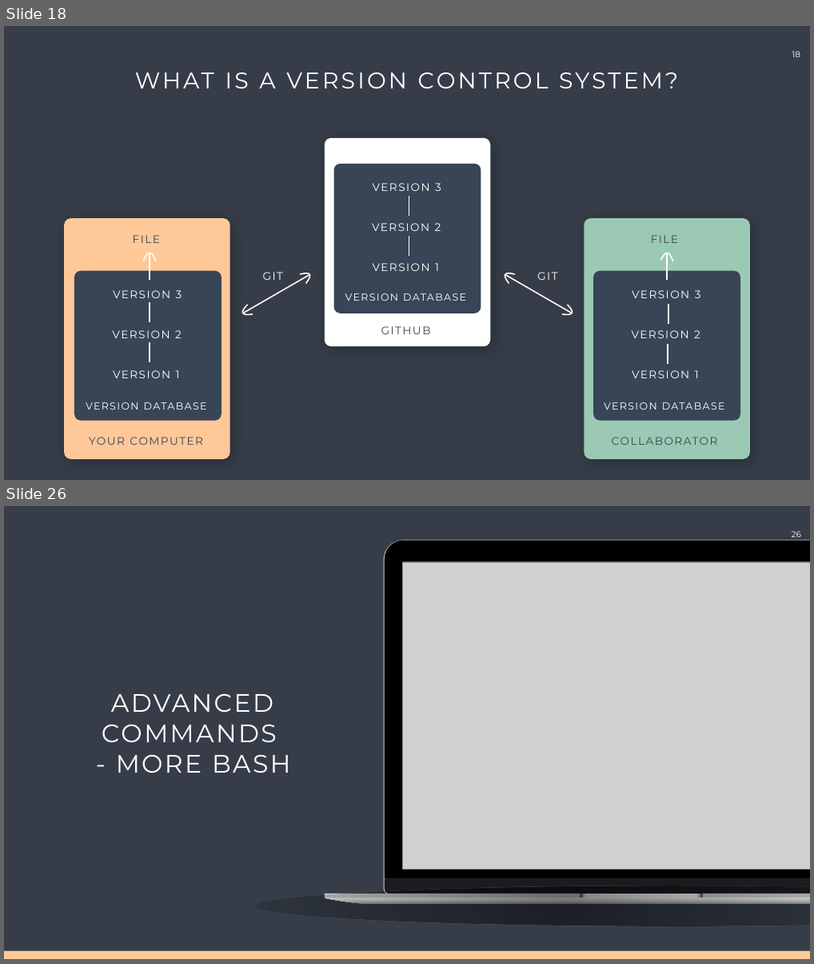
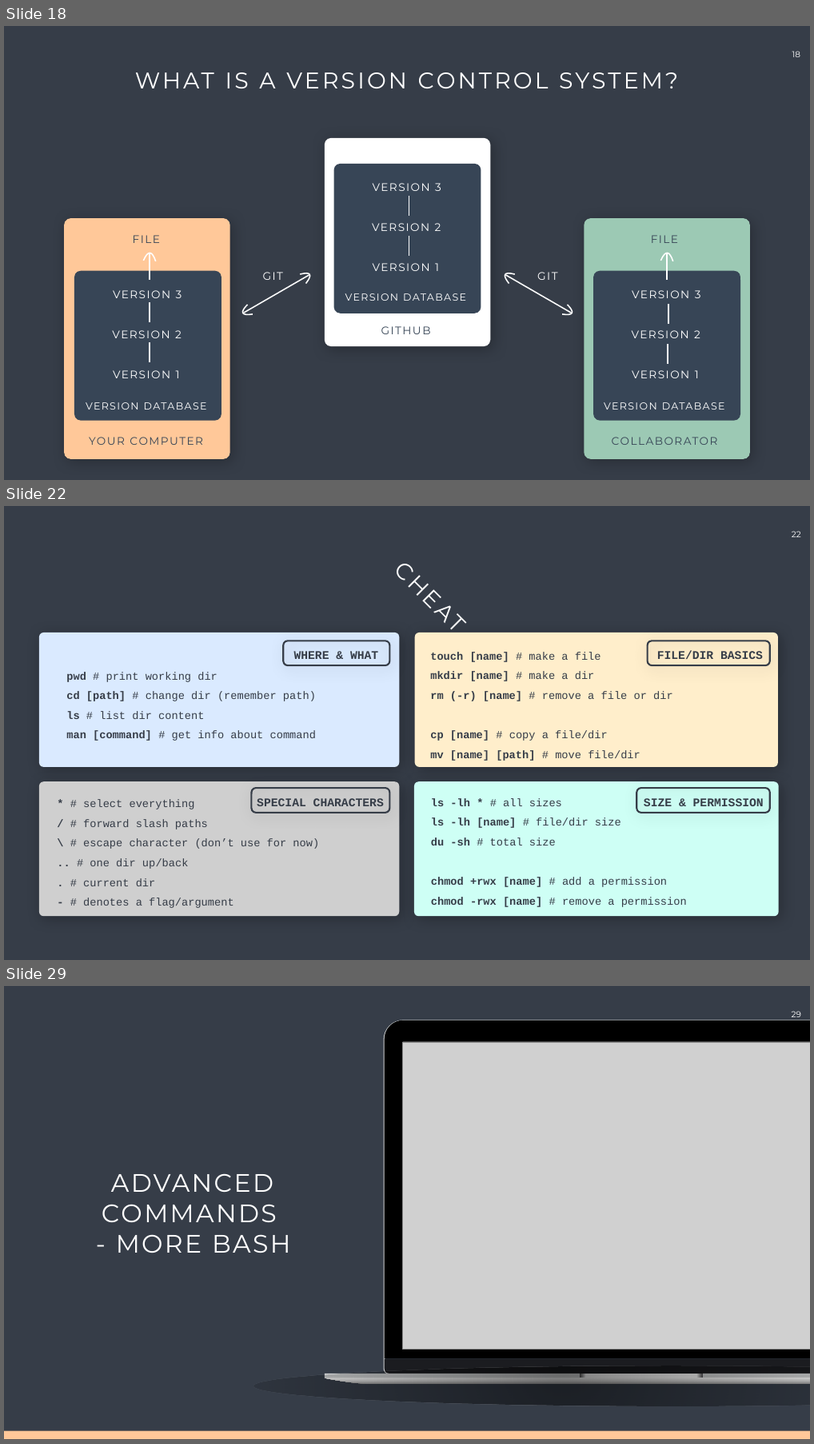
Before and after one commit to Center-for-Health-Data-Science/Just-Bash-It, a slide deck: Commandline_Workshop.pptx. Shown one above the other, each under a label of ours: slides 18 and 26 before the commit, slides 18, 22 and 29 after it; the slides between them are not shown. The pictures are 814x964 and 814x1444 pixels, drawn with LibreOffice and Linux fonts; fonts in the diff are those of the drawing; grey boxes stand for pictures. Boxes give left, top, right and bottom in pixels: in the first picture for what was removed or moved away, otherwise in the second. Text is boxed around its words. In the diff, an @@ line names an element or a change of style, - is before the commit and + after.

```diff
--- a/Commandline_Workshop.pptx
+++ b/Commandline_Workshop.pptx
@@ slide 22 added at (x1=4, y1=506, x2=810, y2=960), background #363D48 @@
@@ page number added at (x1=792, y1=531, x2=802, y2=537), 20 pt, text #FFFFFF @@
+22
@@ line added at (x1=407, y1=556, x2=450, y2=597), 54 pt, text #FFFFFF @@
+CHEAT SHEET 1
@@ rounded rectangle added at (x1=39, y1=632, x2=399, y2=767), fill #DAEAFF @@
@@ rounded rectangle added at (x1=283, y1=640, x2=390, y2=665), outline #363D48 4 pt @@
@@ rounded rectangle added at (x1=415, y1=632, x2=778, y2=767), fill #FFEECB @@
@@ rounded rectangle added at (x1=648, y1=640, x2=770, y2=665), outline #363D48 4 pt @@
@@ text added at (x1=294, y1=651, x2=378, y2=659), 28 pt, text #363D48, bold @@
+WHERE & WHAT
@@ text added at (x1=430, y1=652, x2=674, y2=760), 26 pt, text #363D48 @@
+touch [name] # make a file
+mkdir [name] # make a dir
+rm (-r) [name] # remove a file or dir
+cp [name] # copy a file/dir
+mv [name] [path] # move file/dir
@@ text added at (x1=658, y1=651, x2=763, y2=659), 28 pt, text #363D48, bold @@
+FILE/DIR BASICS
@@ text added at (x1=66, y1=691, x2=316, y2=740), 26 pt, text #363D48 @@
+pwd # print working dir
+cd [path] # change dir (remember path)
+ls # list dir content
+man [command] # get info about command
@@ rounded rectangle added at (x1=39, y1=782, x2=399, y2=916), fill #CFCFCF @@
@@ rounded rectangle added at (x1=251, y1=788, x2=390, y2=812), outline #363D48 4 pt @@
@@ rounded rectangle added at (x1=414, y1=782, x2=779, y2=916), fill #CEFFF5 @@
@@ rounded rectangle added at (x1=637, y1=788, x2=770, y2=812), outline #363D48 4 pt @@
@@ text added at (x1=83, y1=799, x2=319, y2=908), 26 pt, text #363D48 @@
+* # select everything
+/ # forward slash paths
+\ # escape character (don’t use for now)
+.. # one dir up/back
+. # current dir
+- # denotes a flag/argument
@@ text added at (x1=257, y1=798, x2=384, y2=806), 28 pt, text #363D48, bold @@
+SPECIAL CHARACTERS
@@ text added at (x1=431, y1=798, x2=687, y2=907), 26 pt, text #363D48 @@
+ls -lh * # all sizes
+ls -lh [name] # file/dir size
+du -sh # total size
+chmod +rwx [name] # add a permission
+chmod -rwx [name] # remove a permission
@@ text added at (x1=644, y1=798, x2=764, y2=806), 28 pt, text #363D48, bold @@
+SIZE & PERMISSION
@@ what was slide 26 is now slide 29 @@
@@ page number at (x1=792, y1=1011, x2=802, y2=1017): text changed @@
-26
+29
```
Also in this commit, not shown: 11 slides changed, 3 other slides added, 1 slide removed, 3 other files.
